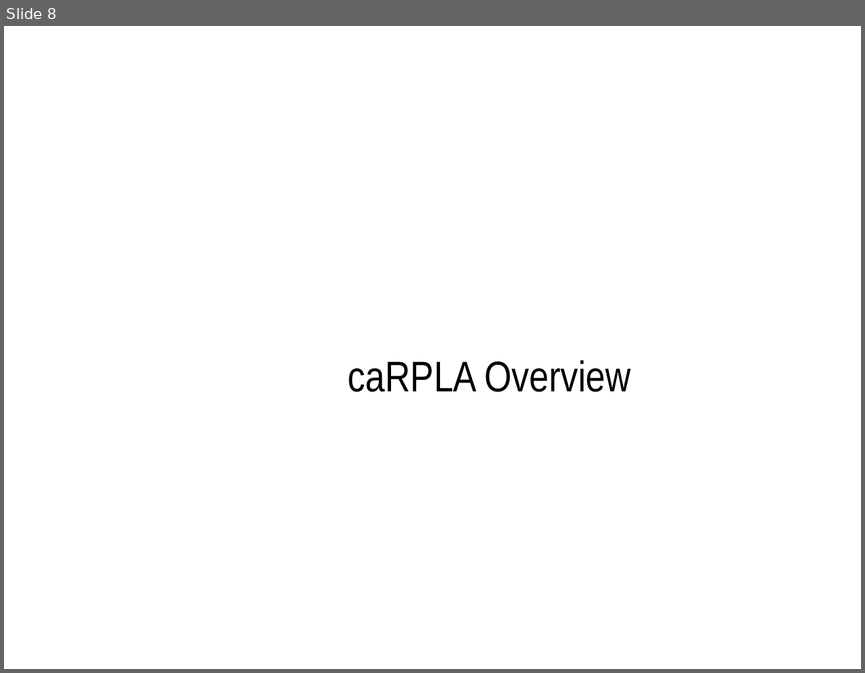
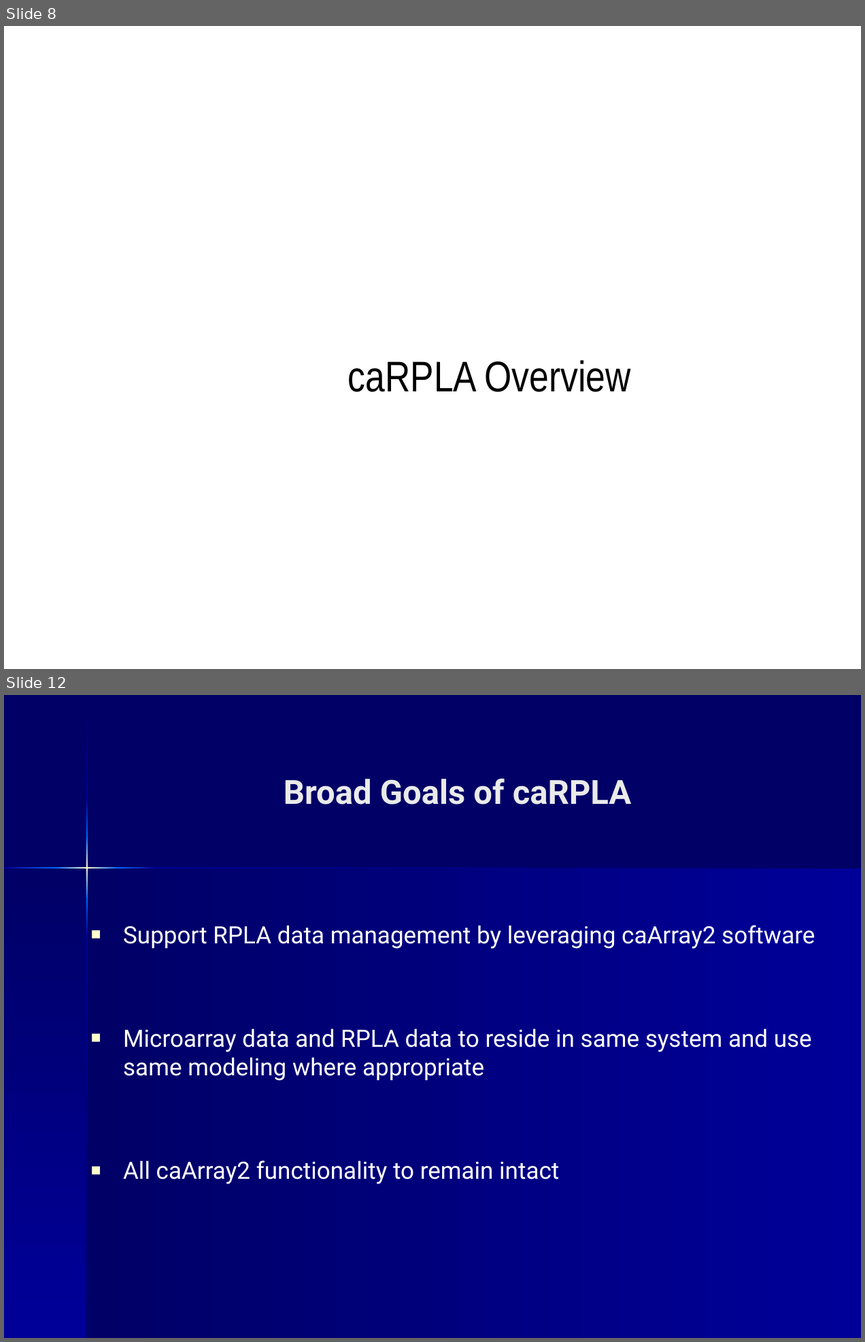
Before and after one commit to NCIP/caarray-docs, a slide deck: project_management/open_meetings/caArray User Community Meeting July2.ppt. Shown one above the other, each under a label of ours: slide 8 before the commit, slides 8 and 12 after it; the slides between them are not shown. The pictures are 865x673 and 865x1342 pixels, drawn with LibreOffice and Linux fonts; fonts in the diff are those of the drawing; background and template pictures are left out. Boxes give left, top, right and bottom in pixels: in the first picture for what was removed or moved away, otherwise in the second. Text is boxed around its words. In the diff, an @@ line names an element or a change of style, - is before the commit and + after.

```diff
--- a/project_management/open_meetings/caArray User Community Meeting July2.ppt
+++ b/project_management/open_meetings/caArray User Community Meeting July2.ppt
@@ slide 12 added at (x1=4, y1=695, x2=861, y2=1338), background #000066 @@
@@ title added at (x1=283, y1=778, x2=632, y2=804), 28 pt, text #EAEAEA, bold @@
+Broad Goals of caRPLA
@@ group added at (x1=4, y1=696, x2=861, y2=1338): 11 freeform shapes @@
@@ text added at (x1=123, y1=925, x2=815, y2=1184), 20 pt, text #FFFFFF @@
+■ Support RPLA data management by leveraging caArray2 software
+■ Microarray data and RPLA data to reside in same system and use same modeling where appropriate
+■ All caArray2 functionality to remain intact
```
Also in this commit, not shown: 10 other slides added.
